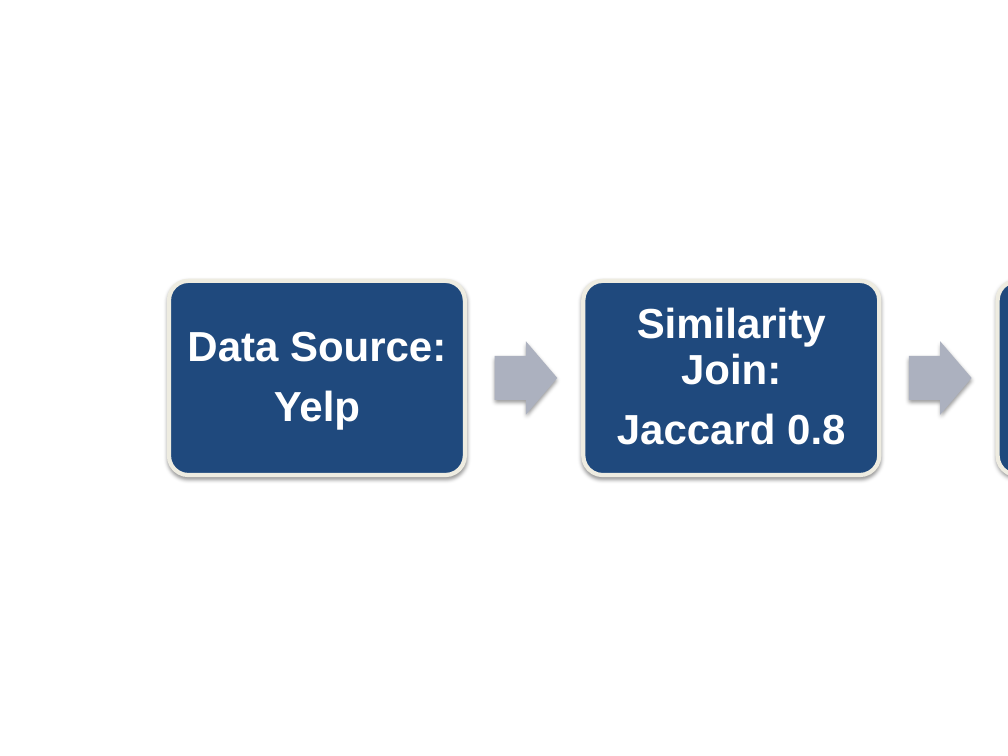
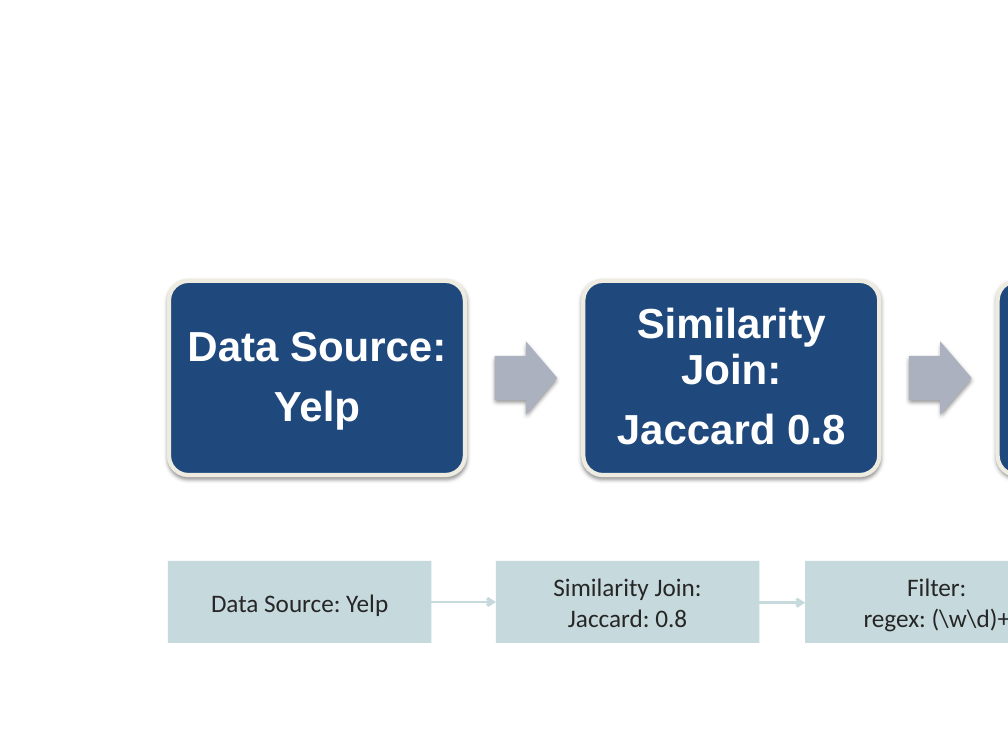
Before and after one commit to sjyk/vldb15-demo, a slide deck: slide 2 of figs/screenshot_diagrams.pptx. Drawn at 1008x756 pixels with LibreOffice and Linux fonts; fonts in the diff are those of the drawing. Boxes give left, top, right and bottom in pixels: in the first picture for what was removed or moved away, otherwise in the second. Text is boxed around its words. In the diff, an @@ line names an element or a change of style, - is before the commit and + after.

```diff
--- a/figs/screenshot_diagrams.pptx
+++ b/figs/screenshot_diagrams.pptx
@@ rectangle added at bbox=[168, 561, 431, 643], fill #C6D9DD, 18 pt, text #262626 @@
+Data Source: Yelp
@@ rectangle added at bbox=[496, 561, 759, 643], fill #C6D9DD, 18 pt, text #262626 @@
+Similarity Join:
+Jaccard: 0.8
@@ rectangle added at bbox=[805, 561, 1008, 643], fill #C6D9DD, 18 pt, text #262626 @@
+Filter:
+regex: (\w\d)+
@@ arrow added from (431, 602) to (496, 602), #C6DADE 2 pt @@
@@ arrow added from (741, 603) to (805, 603), #C6DADE 2 pt @@
```
Also in this commit, not shown: 2 other slides changed, 2 slides added, 3 other files.
